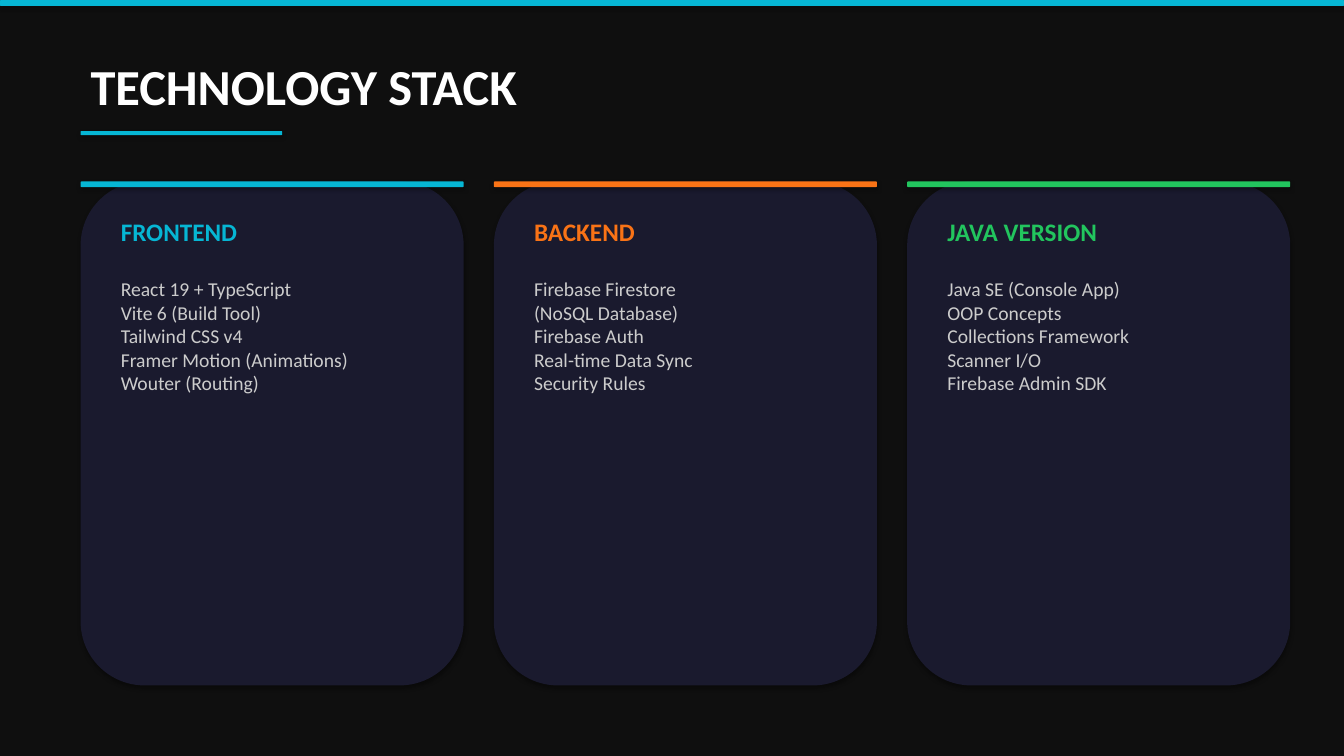
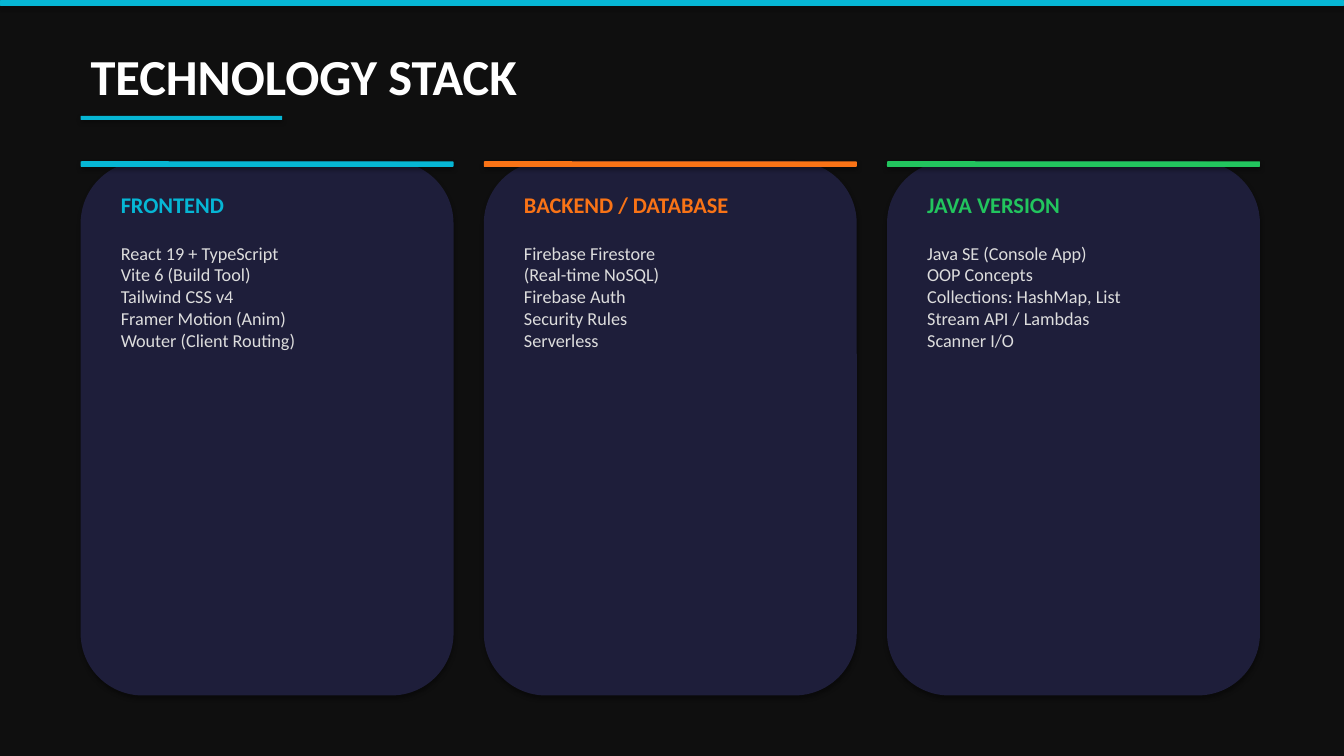
Before and after one commit to nayeemuddin0351/University-Digital-Election-Hub, a slide deck: slide 4 of RMSTU_Election_Presentation.pptx. Drawn at 1344x756 pixels with LibreOffice and Linux fonts; fonts in the diff are those of the drawing. Boxes give left, top, right and bottom in pixels: in the first picture for what was removed or moved away, otherwise in the second. Text is boxed around its words. In the diff, an @@ line names an element or a change of style, - is before the commit and + after.

Commit message:
Update presentation: 14 slides with screenshots, Java code, OOP examples

```diff
--- a/RMSTU_Election_Presentation.pptx
+++ b/RMSTU_Election_Presentation.pptx
@@ text "TECHNOLOGY STACK": place and size @@
-text "TECHNOLOGY STACK" at [91,72,516,106]
+text "TECHNOLOGY STACK" at [91,62,516,96]
@@ rounded rectangle: place and size @@
-rounded rectangle at [81,131,282,135]
+rounded rectangle at [81,116,282,120]
@@ rounded rectangle: place and size @@
-rounded rectangle at [81,181,464,188]
+rounded rectangle at [81,161,454,167]
@@ rounded rectangle: place and size @@
-rounded rectangle at [81,181,464,686]
+rounded rectangle at [81,161,454,696]
@@ rounded rectangle: place and size @@
-rounded rectangle at [494,181,877,188]
+rounded rectangle at [484,161,857,167]
@@ rounded rectangle: place and size @@
-rounded rectangle at [494,181,877,686]
+rounded rectangle at [484,161,857,696]
@@ rounded rectangle: place and size @@
-rounded rectangle at [907,181,1291,188]
+rounded rectangle at [887,161,1260,167]
@@ fill #1A1A2E to #1E1E3A in 3 elements at [81,161,454,696], [484,161,857,696], [887,161,1260,696] @@
@@ rounded rectangle: place and size @@
-rounded rectangle at [907,181,1291,686]
+rounded rectangle at [887,161,1260,696]
@@ text "FRONTEND": place and size @@
-text "FRONTEND" at [121,224,237,241]
+text "FRONTEND" at [121,198,224,213]
@@ text "FRONTEND" at [121,198,224,213]: size 18 to 16 pt @@
@@ text at [524,198,728,213]: text changed; size 18 to 16 pt @@
-BACKEND
+BACKEND / DATABASE
@@ text "JAVA VERSION" at [927,198,1060,213]: size 18 to 16 pt @@
@@ text "JAVA VERSION": place and size @@
-text "JAVA VERSION" at [947,224,1097,241]
+text "JAVA VERSION" at [927,198,1060,213]
@@ text at [121,247,295,350]: text changed; size 14 to 13 pt; text colour #CCCCCC to #DDDDDD @@
-React 19 + TypeScript
-Vite 6 (Build Tool)
-Tailwind CSS v4
-Framer Motion (Animations)
-Wouter (Routing)
+React 19 + TypeScript
+Vite 6 (Build Tool)
+Tailwind CSS v4
+Framer Motion (Anim)
+Wouter (Client Routing)
@@ text at [524,247,659,347]: text changed; size 14 to 13 pt; text colour #CCCCCC to #DDDDDD @@
-Firebase Firestore
-(NoSQL Database)
-Firebase Auth
-Real-time Data Sync
-Security Rules
+Firebase Firestore
+(Real-time NoSQL)
+Firebase Auth
+Security Rules
+Serverless
@@ text at [927,247,1121,348]: text changed; size 14 to 13 pt; text colour #CCCCCC to #DDDDDD @@
-Java SE (Console App)
-OOP Concepts
-Collections Framework
-Scanner I/O
-Firebase Admin SDK
+Java SE (Console App)
+OOP Concepts
+Collections: HashMap, List
+Stream API / Lambdas
+Scanner I/O
```
Also in this commit, not shown: 8 other slides changed, 5 slides added, 3 slides removed.
